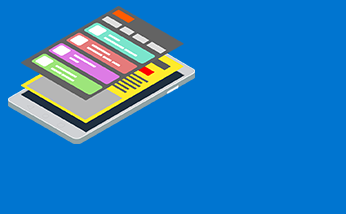
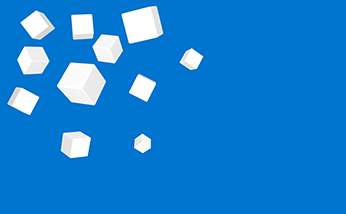
Layer changes from the first 346px x 214px image to the second:
added group "LeanTouch" with 3 layers above "LeanGUI" over (6, 4, 204, 160)
added layer "Layer 3" in group "LeanTouch" over (6, 4, 204, 160)
added layer "Layer 1" (1st of 2, in "LeanTouch") in group "LeanTouch" over (6, 4, 204, 160)
